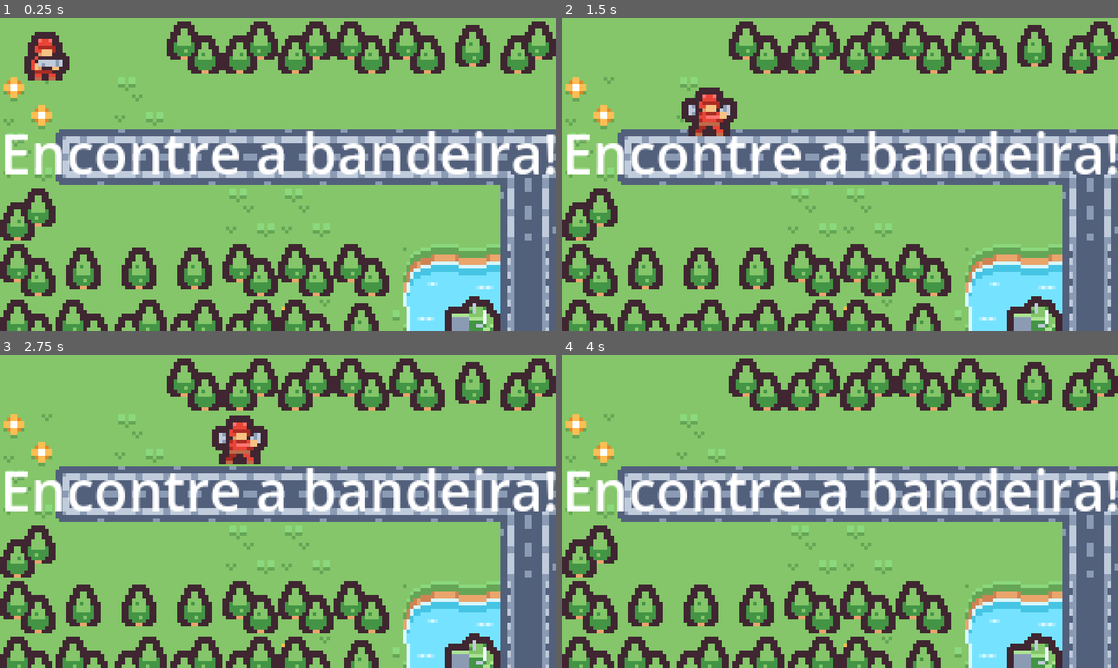
Above: before the commit, frames 1-4 (two rows, left to right).
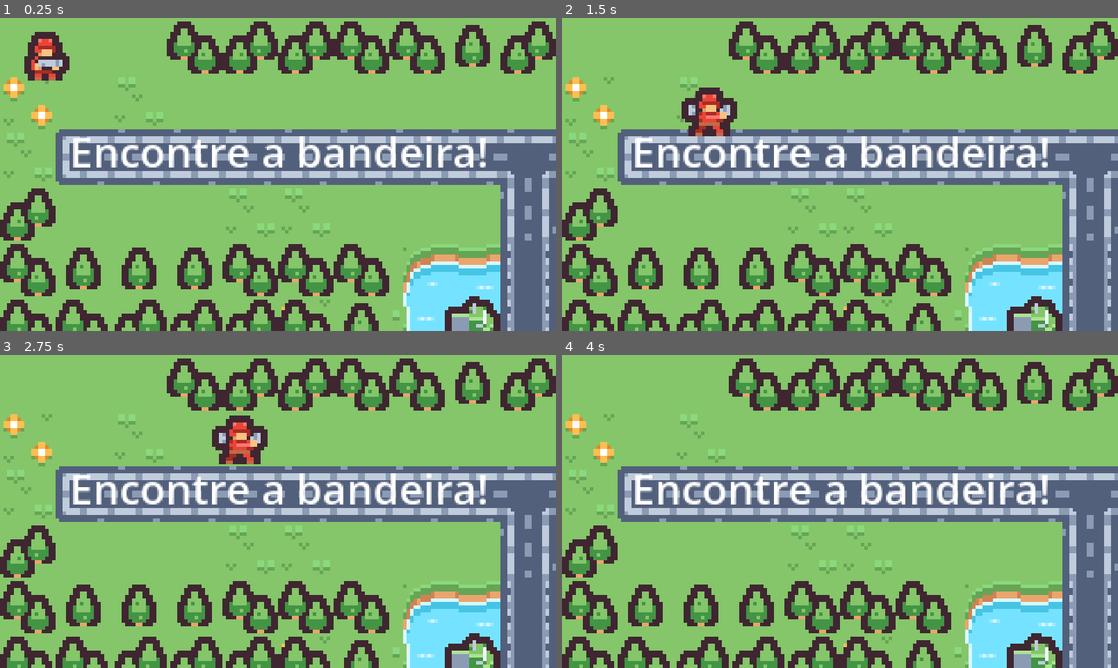
Above: after the commit, the same moments.

Repository: Luandev0208/Procure-a-Bandeira
Game: Godot game, scene res://Scenes/fase01.tscn
Same seed, same stepped clock (60 frames per second), same inputs: the game is played once before the commit and once after it.
Inputs:
- Up to frame 1 (0.25 s): no input
- Up to frame 2 (1.5 s): tap Enter at 0.5 s; hold Right (ui_right) 0.53-1.28 s; hold Down (ui_down) from 1.28 s (still down)
- Up to frame 3 (2.75 s): release Down (ui_down) at 2.03 s; hold Right (ui_right) from 2.03 s (still down)
- Up to frame 4 (4 s): release Right (ui_right) at 2.78 s; hold Up (ui_up) 2.78-3.53 s; tap Space at 3.5 s; hold Left (ui_left) from 3.53 s (still down)

The runs differ from the first frame. In frame 1, 6.1% of the frame differs, in the area x 0-100%, y 36-50%; in frame 2, 6.1%; in frame 3, 6.1%; in frame 4, 6.1%.

Commit message:
Título Menu

Diff:
--- a/Scenes/fase01.tscn
+++ b/Scenes/fase01.tscn
@@ -831,6 +831,9 @@
 physics_layer_0/collision_layer = 1
 sources/0 = SubResource("TileSetAtlasSource_rokwo")
 
+[sub_resource type="LabelSettings" id="LabelSettings_iy03s"]
+font_size = 12
+
 [node name="Fase01" type="Node2D" unique_id=1025891957]
 texture_filter = 1
 script = SubResource("GDScript_6b6tp")
@@ -871,6 +874,7 @@
 offset_right = 161.0
 offset_bottom = 50.0
 text = "Encontre a bandeira!"
+label_settings = SubResource("LabelSettings_iy03s")
 horizontal_alignment = 1
 vertical_alignment = 1
 
--- a/Scenes/menu.tscn
+++ b/Scenes/menu.tscn
@@ -60,6 +60,17 @@
 layout_mode = 2
 text = "Sair"
 
+[node name="Título" type="Label" parent="." unique_id=995159100]
+layout_mode = 1
+anchors_preset = 5
+anchor_left = 0.5
+anchor_right = 0.5
+offset_left = -74.5
+offset_right = 74.5
+offset_bottom = 23.0
+grow_horizontal = 2
+text = "Procure a Bandeira"
+
 [connection signal="pressed" from="VBoxContainer/Button" to="." method="_on_button_pressed"]
 [connection signal="pressed" from="VBoxContainer/Button2" to="." method="_on_button_2_pressed"]
 [connection signal="pressed" from="VBoxContainer/Button3" to="." method="_on_button_3_pressed"]
